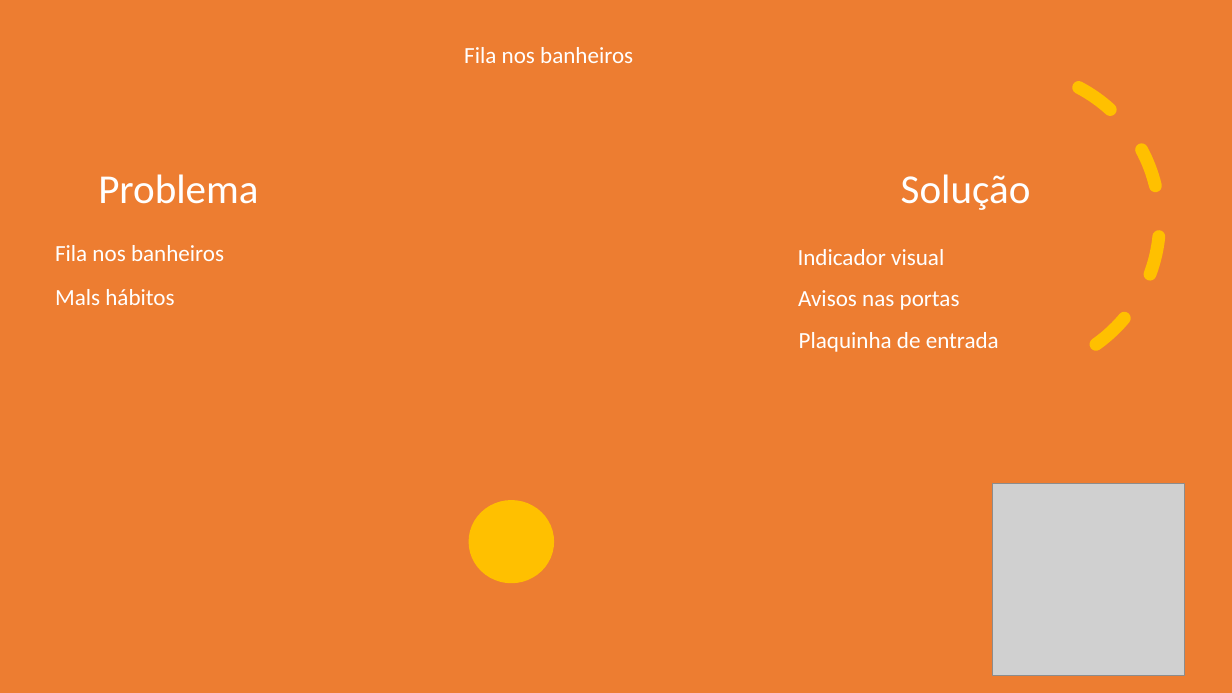
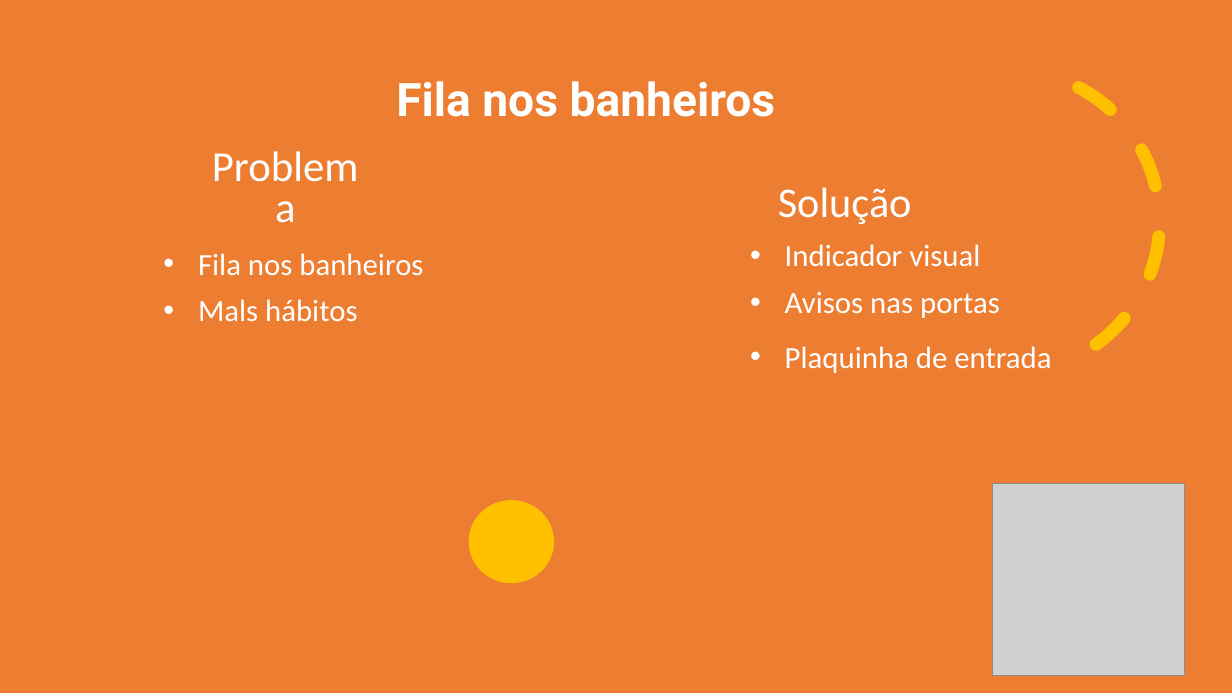
Before and after one commit to julialima1999/Limpeza_organiza-o, a slide deck: slide 15 of Apresentação/Limpeza e Organização_sugestao.pptx. Drawn at 1232x693 pixels with LibreOffice and Linux fonts; fonts in the diff are those of the drawing; grey boxes stand for pictures. Boxes give left, top, right and bottom in pixels: in the first picture for what was removed or moved away, otherwise in the second. Text is boxed around its words. In the diff, an @@ line names an element or a change of style, - is before the commit and + after.

```diff
--- a/Apresentação/Limpeza e Organização_sugestao.pptx
+++ b/Apresentação/Limpeza e Organização_sugestao.pptx
@@ text "Fila nos banheiros": place and size @@
-text "Fila nos banheiros" at [464,47,633,63]
+text "Fila nos banheiros" at [396,81,776,117]
@@ text "Fila nos banheiros" at [396,81,776,117]: size 18 to 36 pt, font Calibri to Roboto, bold on @@
@@ text "Solução": place and size @@
-text "Solução" at [901,174,1031,210]
+text "Solução" at [778,187,912,224]
@@ text "Solução" at [778,187,912,224]: size 32 to 33 pt @@
@@ text "Problema": place and size @@
-text "Problema" at [98,174,258,204]
+text "Problema" at [193,180,377,235]
@@ text "Problema" at [193,180,377,235]: size 32 to 33.3 pt; line spacing 0.9 to 0.8 @@
@@ text "Indicador visual": place and size @@
-text "Indicador visual" at [798,249,944,265]
+text "Indicador visual" at [785,244,980,266]
@@ text "Fila nos banheiros": place and size @@
-text "Fila nos banheiros" at [55,245,224,261]
+text "Fila nos banheiros" at [198,253,423,276]
@@ size 18 to 24 pt; bullet none to • in 5 elements at [785,244,980,266], [785,292,1000,318], [785,346,1051,373], [198,253,423,276], [198,299,357,322] @@
@@ text "Mals hábitos": place and size @@
-text "Mals hábitos" at [55,289,174,305]
+text "Mals hábitos" at [198,299,357,322]
@@ text "Avisos nas portas": place and size @@
-text "Avisos nas portas" at [798,290,960,310]
+text "Avisos nas portas" at [785,292,1000,318]
@@ text "Plaquinha de entrada": place and size @@
-text "Plaquinha de entrada" at [799,332,999,352]
+text "Plaquinha de entrada" at [785,346,1051,373]
```
Also in this commit, not shown: 7 other slides changed.
